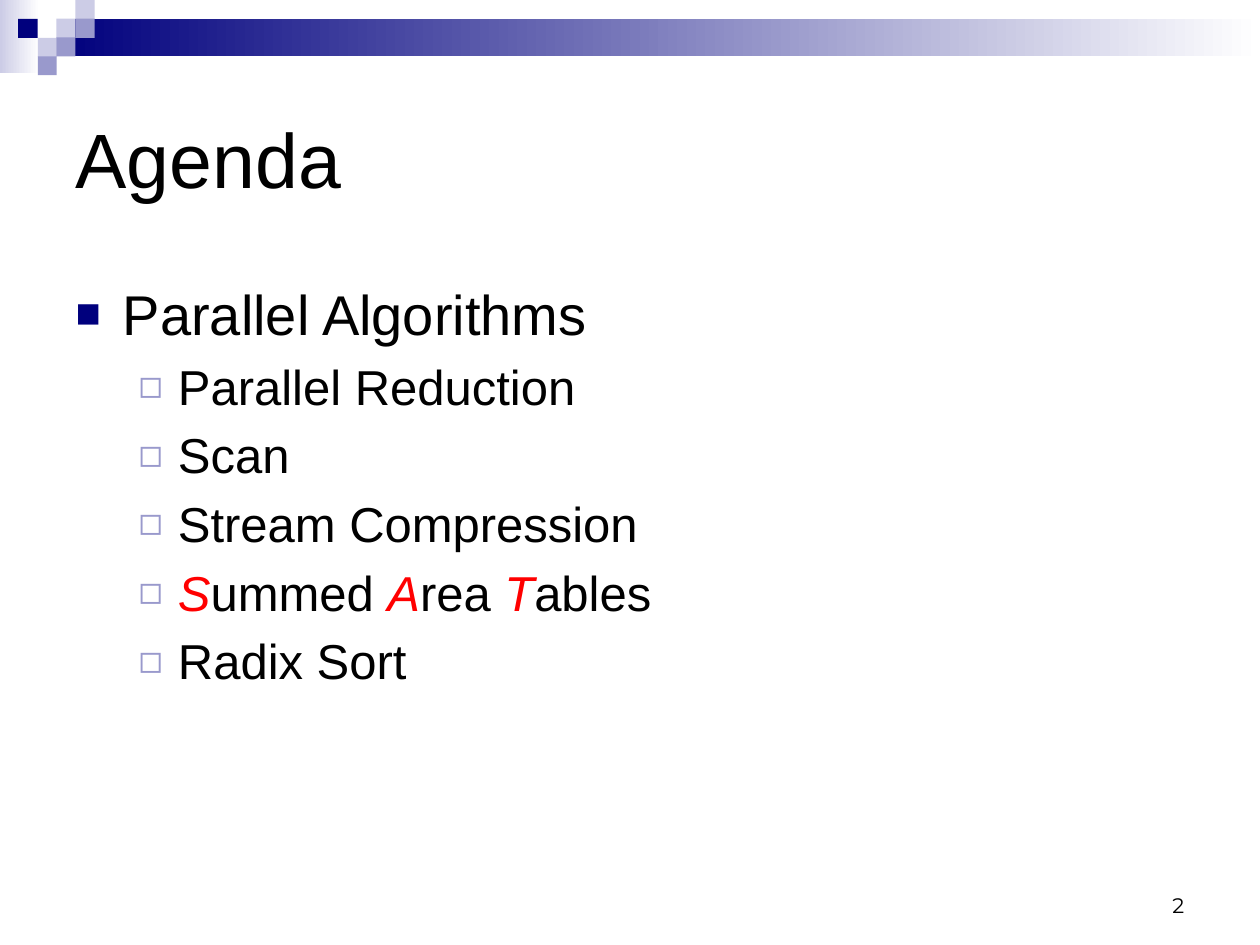
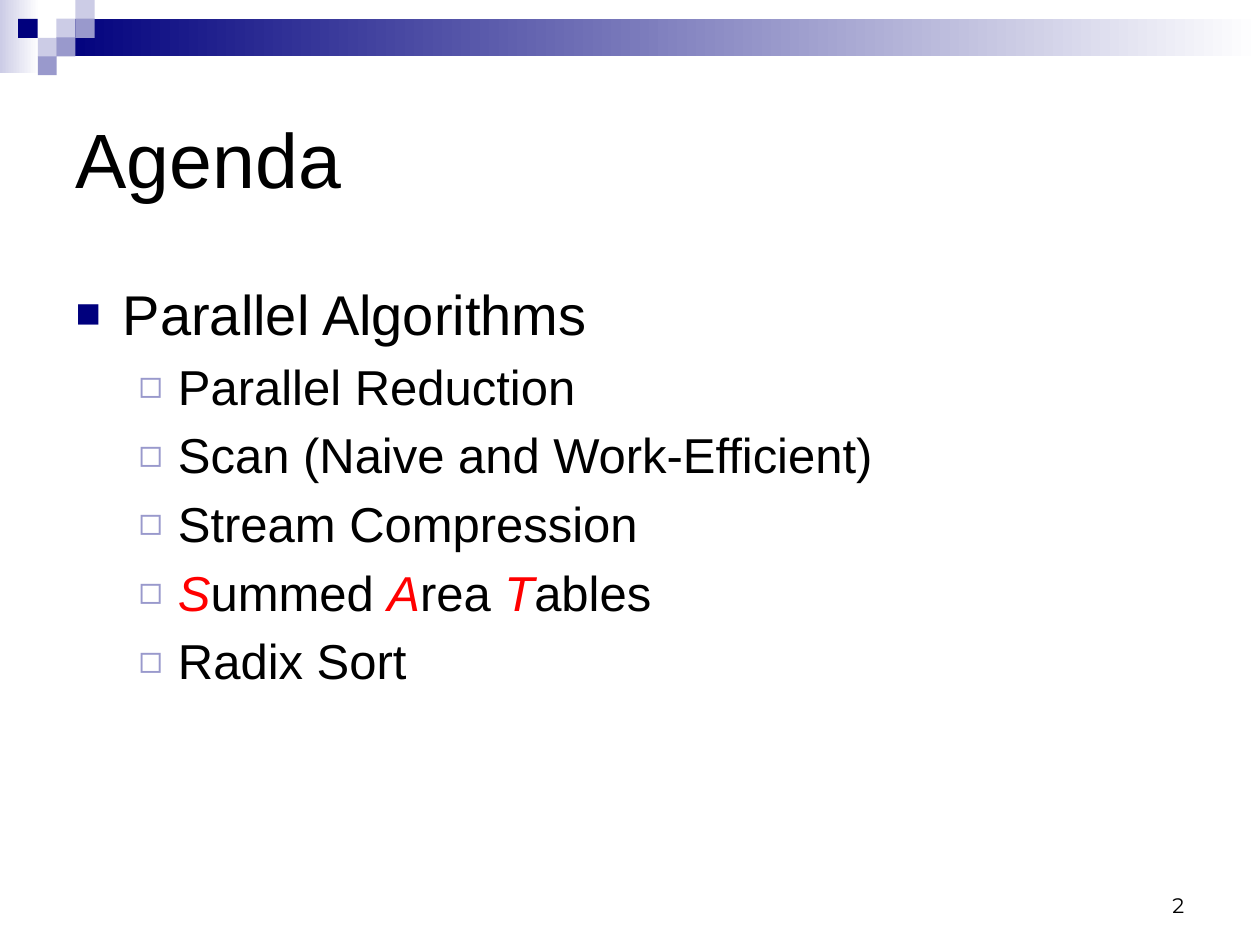
Before and after one commit to CIS565-Fall-2015/cis565-fall-2015.github.io, a slide deck: slide 2 of lectures/2-Parallel-Algorithms.pptx. Drawn at 1260x945 pixels with LibreOffice and Linux fonts; fonts in the diff are those of the drawing. Boxes give left, top, right and bottom in pixels: in the first picture for what was removed or moved away, otherwise in the second. Text is boxed around its words. In the diff, an @@ line names an element or a change of style, - is before the commit and + after.

Commit message:
Added Work Efficient Parallel Scan

```diff
--- a/lectures/2-Parallel-Algorithms.pptx
+++ b/lectures/2-Parallel-Algorithms.pptx
@@ text at (178,437,872,483): text changed @@
-  ◻ Scan
+  ◻ Scan (Naive and Work-Efficient)
```
Also in this commit, not shown: 6 other slides changed, 17 slides added.
